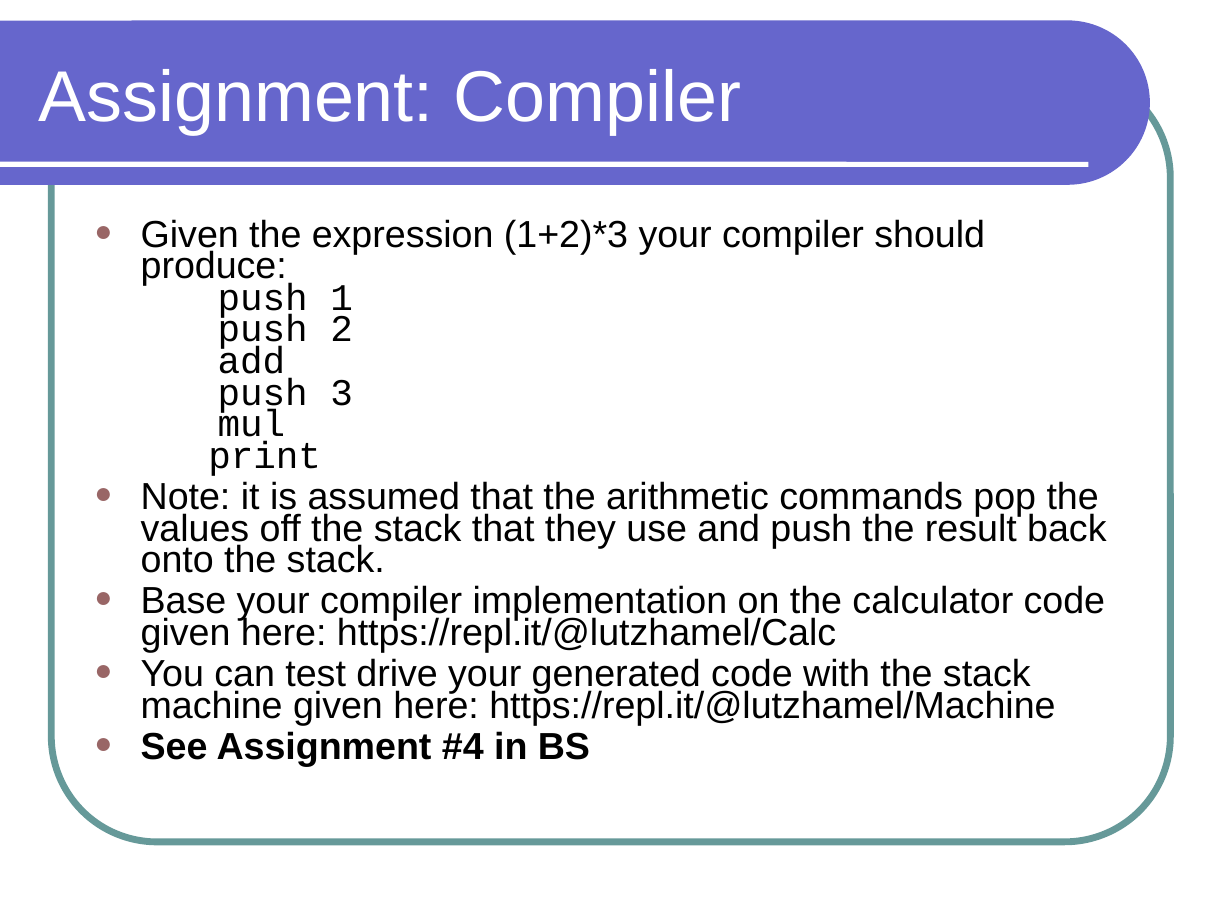
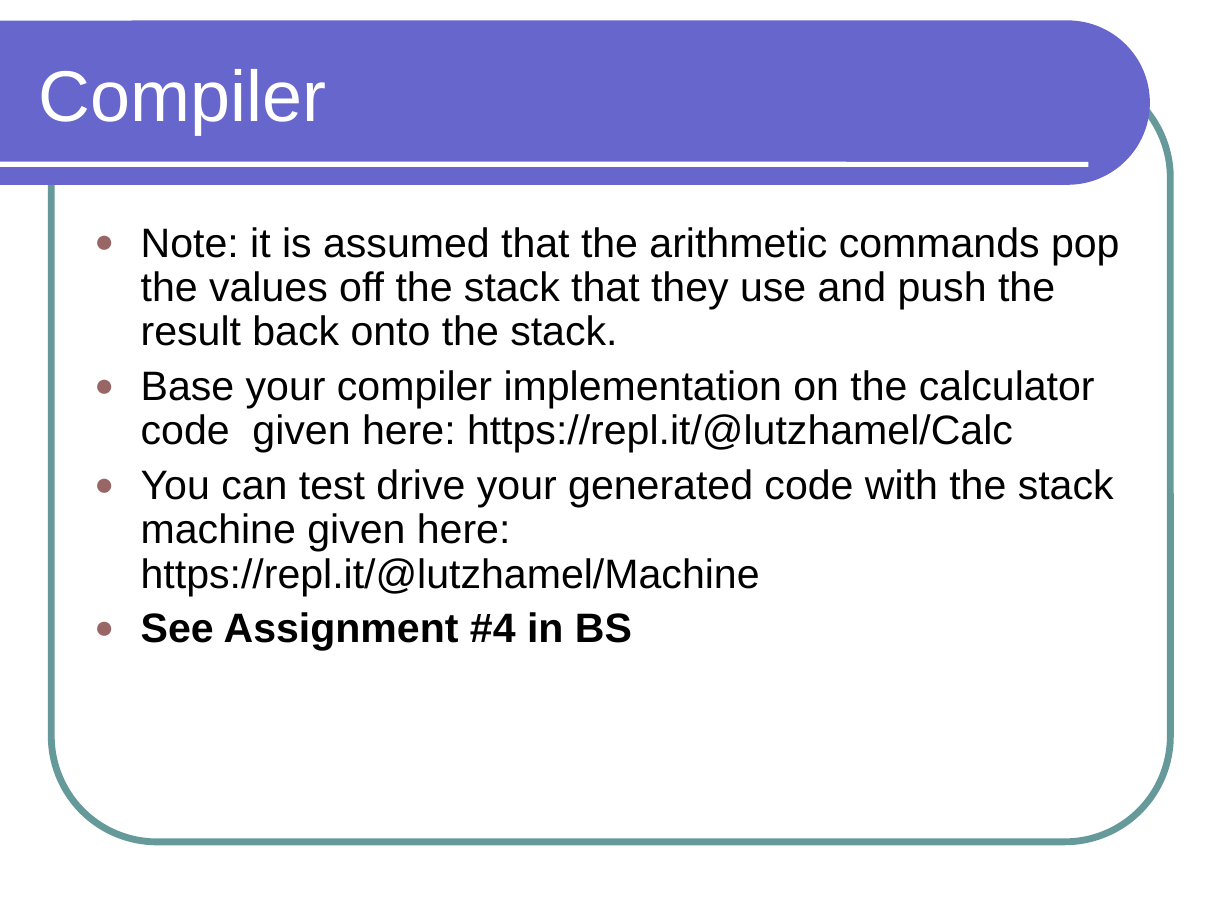
Before and after one commit to lutzhamel/CSC301, a slide deck: slide 25 of notes/csc301-ln012.ppt (slide 23 before the commit). Drawn at 1232x924 pixels with LibreOffice and Linux fonts; fonts in the diff are those of the drawing. Boxes give left, top, right and bottom in pixels: in the first picture for what was removed or moved away, otherwise in the second. Text is boxed around its words. In the diff, an @@ line names an element or a change of style, - is before the commit and + after.

```diff
--- a/notes/csc301-ln012.ppt
+++ b/notes/csc301-ln012.ppt
@@ title at [39,69,327,134]: text changed @@
-Assignment: Compiler
+Compiler
@@ text "Note: it is assumed that ..." at [141,227,1120,651]: size 22 to 24 pt; line spacing 0.7 to 0.9 @@
@@ text at [141,219,985,476]: paragraph removed @@
-● Given the expression (1+2)*3 your compiler should produce:
-  push 1
-  push 2
-  add
-  push 3
-  mul
-  print
```
Also in this commit, not shown: 6 other slides changed, 3 slides added, 1 slide removed, 3 other files.
